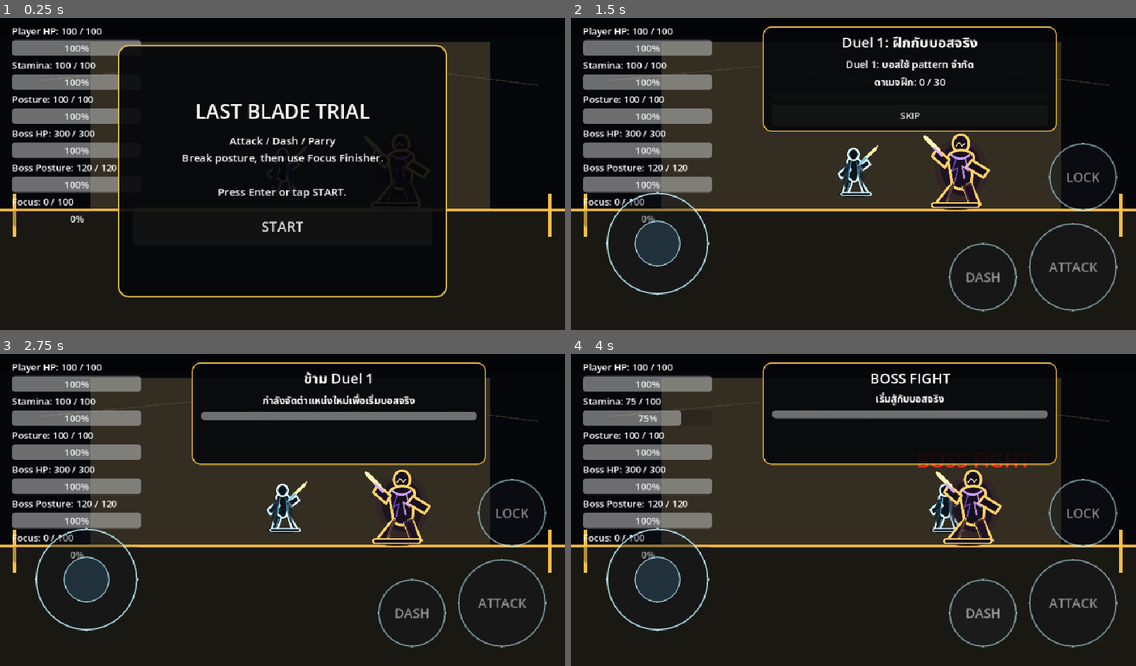
Above: before the commit, frames 1-4 (two rows, left to right).
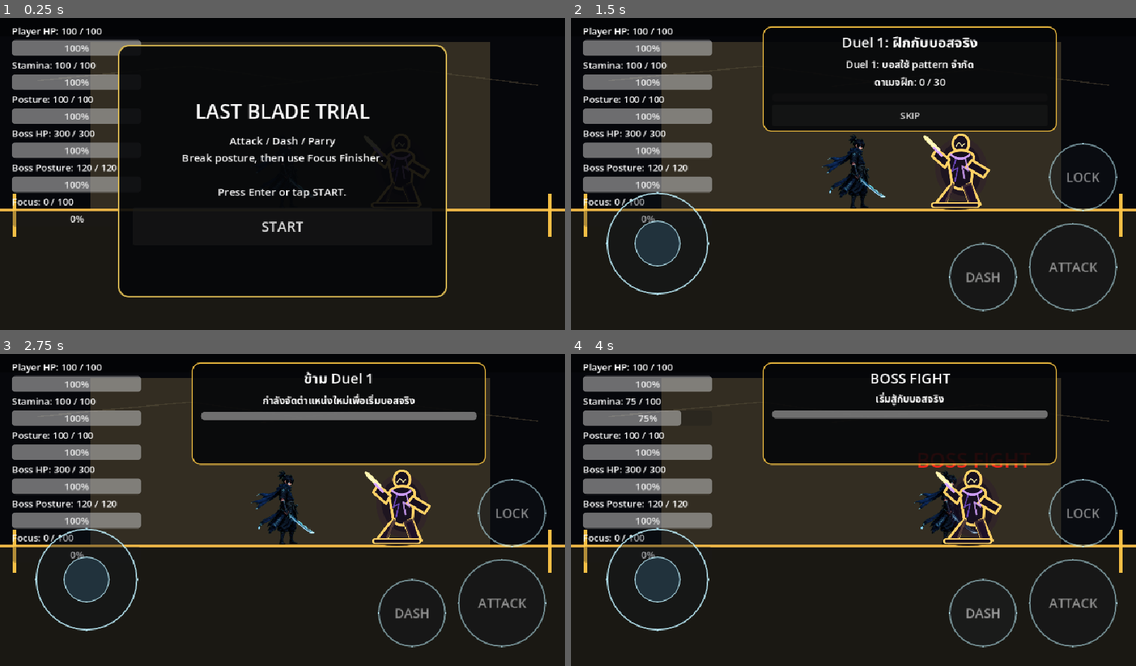
Above: after the commit, the same moments.

Repository: shanwinder/lastblade
Game: Godot game, scene res://scenes/main/BossBrokenMaster.tscn
Two runs of this game, one before a commit and one after it. Both use one fixed random seed, a clock stepped at 60 frames per second and the inputs below.
Inputs:
- Up to frame 1 (0.25 s): no input
- Up to frame 2 (1.5 s): click "START" at 0.5 s; click "SKIP" at 1.25 s
- Up to frame 3 (2.75 s): click "SKIP" at 2 s
- Up to frame 4 (4 s): click "ATTACK" at 2.75 s; click "DASH" at 3.5 s

The runs differ from the first frame. In frame 1, less than 0.1% of the frame differs, in the area x 48-52%, y 44-57%; in frame 2, 0.9%, in the area x 44-56%, y 37-62%; in frame 3, 0.9%; in frame 4, 0.6%.

Commit message:
Use nameless idle frame for player placeholder

Diff:
--- a/last-blade-trial/scenes/main/BossBrokenMaster.tscn
+++ b/last-blade-trial/scenes/main/BossBrokenMaster.tscn
@@ -2,7 +2,7 @@
 
 [ext_resource type="Script" uid="uid://dtpt6yeinedsj" path="res://arena_manager.gd" id="1_tedvd"]
 [ext_resource type="Script" uid="uid://bgn1t6o38flks" path="res://player.gd" id="2_mknfb"]
-[ext_resource type="Texture2D" uid="uid://b3q1hobytor52" path="res://assets/sprites/player_silhouette.svg" id="3_5ds0b"]
+[ext_resource type="Texture2D" path="res://assets/sprites/player/nameless_blade/frames/idle/nameless_idle_000_0001.png" id="3_5ds0b"]
 [ext_resource type="PackedScene" path="res://scenes/bosses/BossBrokenMaster.tscn" id="4_tedvd"]
 [ext_resource type="Script" uid="uid://ctwdm7k5ww2c0" path="res://HUD.gd" id="5_7w3th"]
 [ext_resource type="Script" uid="uid://bfcpuai2nb0xm" path="res://game_camera.gd" id="6_jpax5"]
@@ -44,7 +44,7 @@
 movement_deflect_requires_new_input = true
 
 [node name="Sprite2D" type="Sprite2D" parent="Player" unique_id=1611597603]
-scale = Vector2(0.75, 0.75)
+scale = Vector2(-0.5, 0.5)
 texture = ExtResource("3_5ds0b")
 
 [node name="CollisionShape2D" type="CollisionShape2D" parent="Player" unique_id=18594791]
